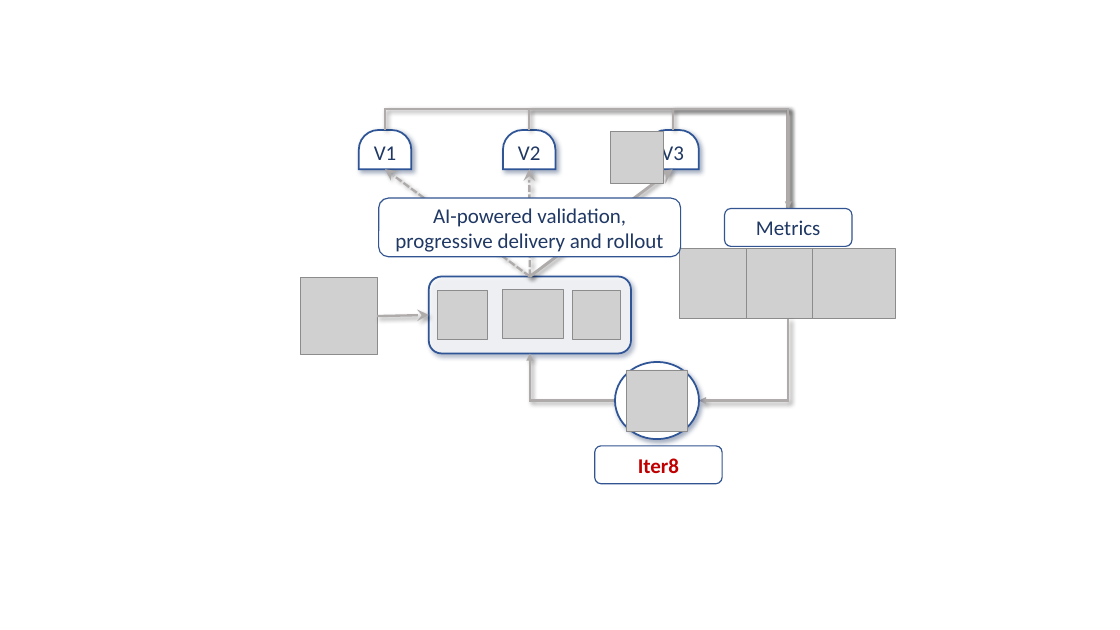
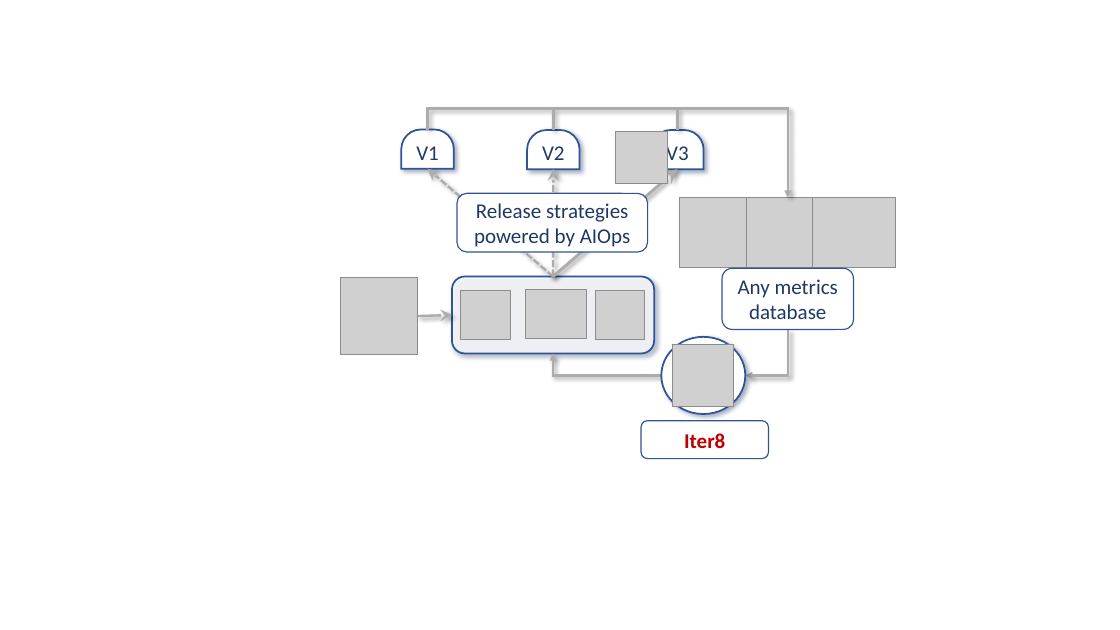
Before and after one commit to iter8-tools/iter8, a slide deck: slide 15 of mkdocs/src/assets/images/iter8++images.pptx. Drawn at 1120x630 pixels with LibreOffice and Linux fonts; fonts in the diff are those of the drawing; grey boxes stand for pictures. Boxes give left, top, right and bottom in pixels: in the first picture for what was removed or moved away, otherwise in the second. Text is boxed around its words. In the diff, an @@ line names an element or a change of style, - is before the commit and + after.

```diff
--- a/mkdocs/src/assets/images/iter8++images.pptx
+++ b/mkdocs/src/assets/images/iter8++images.pptx
@@ elbow arrow moved from (385, 130) - (788, 227) to (428, 129) - (788, 197) @@
@@ elbow arrow removed from (529, 130) to (788, 227) @@
@@ line added from (554, 130) to (554, 110), #AFABAB 2 pt @@
@@ elbow arrow removed from (673, 130) to (788, 208) @@
@@ line added from (677, 130) to (677, 110), #AFABAB 2 pt @@
@@ round same rect "V1": place and size @@
-round same rect "V1" at (359, 130, 411, 170)
+round same rect "V1" at (402, 129, 454, 169)
@@ picture: place and size @@
-picture at (611, 131, 663, 183)
+picture at (616, 131, 668, 183)
@@ round same rect "V3": place and size @@
-round same rect "V3" at (647, 130, 699, 170)
+round same rect "V3" at (651, 130, 703, 170)
@@ arrow moved from (530, 276) - (385, 169) to (553, 276) - (428, 169) @@
@@ 2 pictures, 1 round same rect, 1 rounded rectangle, 1 arrow: place and size @@
-2 pictures, 1 round same rect, 1 rounded rectangle, 1 arrow at (429, 130, 631, 354)
+2 pictures, 1 round same rect, 1 rounded rectangle, 1 arrow at (452, 130, 655, 354)
@@ arrow moved from (530, 276) - (673, 169) to (553, 276) - (677, 169) @@
@@ rounded rectangle "Release strategies powered by AIOps": place and size @@
-rounded rectangle "Release strategies powered by AIOps" at (379, 198, 681, 257)
+rounded rectangle "Release strategies powered by AIOps" at (457, 193, 648, 252)
@@ text in rounded rectangle at (474, 203, 630, 247): text changed @@
-AI-powered validation, progressive delivery and rollout
+Release strategies powered by AIOps
@@ 3 pictures: place and size @@
-3 pictures at (680, 249, 895, 318)
+3 pictures at (680, 197, 895, 267)
@@ rounded rectangle "Any metrics database": place and size @@
-rounded rectangle "Any metrics database" at (725, 208, 853, 246)
+rounded rectangle "Any metrics database" at (723, 268, 854, 329)
@@ picture: place and size @@
-picture at (300, 277, 377, 355)
+picture at (341, 277, 418, 355)
@@ picture: place and size @@
-picture at (438, 291, 488, 340)
+picture at (460, 291, 511, 340)
@@ text in rounded rectangle at (738, 279, 838, 319): text changed @@
-Metrics
+Any metrics database
@@ arrow moved from (377, 316) - (429, 315) to (418, 316) - (452, 315) @@
@@ elbow arrow moved from (788, 318) - (699, 401) to (788, 329) - (745, 376) @@
@@ elbow arrow moved from (615, 401) - (530, 354) to (661, 376) - (553, 354) @@
@@ 1 picture, 1 rounded rectangle, 1 ellipse: place and size @@
-1 picture, 1 rounded rectangle, 1 ellipse at (595, 362, 723, 484)
+1 picture, 1 rounded rectangle, 1 ellipse at (641, 337, 769, 459)
```
Also in this commit, not shown: 6 other files.
